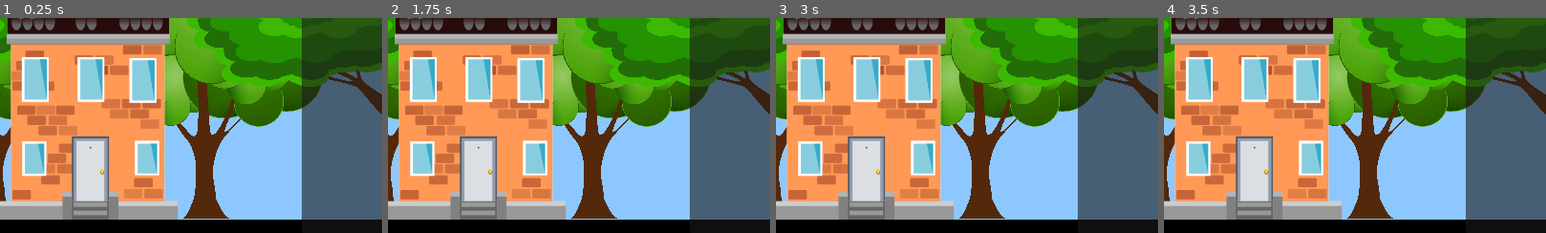
Above: before the commit, frames 1-4 (left to right).
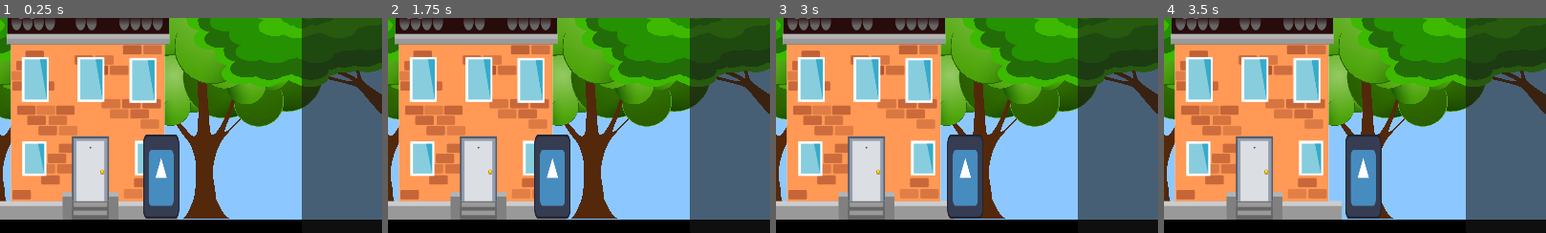
Above: after the commit, the same moments.

Repository: ma31n/Rodice_igrica
Game: Godot game, scene res://Scenes/main.tscn
The game is run twice, just before and just after one commit, with the same random seed, the same clock (stepped at 60 frames per second) and the same inputs. The engine's default icon, where the game draws it, is replaced by a stand-in: a white triangle on a blue panel in a dark square.
Inputs (mouse positions are % of the whole screen's width and height, from its top left):
- Up to frame 1 (0.25 s): no input
- Up to frame 2 (1.75 s): click "Uređivanje" at 0.5 s; click "POVRATAK U GRAD" at 1.25 s
- Up to frame 3 (3 s): click "TEST" at 2 s; click (5, 50) at 2.75 s
- Up to frame 4 (3.5 s): no input
The pictures show only the part of the screen within x 50-100%, y 50-100%; the shares and areas given below are measured in that part.

The runs differ from the first frame. In frame 1, 3.7% of the frame differs, in the area x 37-47%, y 54-94%; in frame 2, 3.7%, in the area x 38-48%, y 54-94%; in frame 3, 3.7%; in frame 4, 3.7%.
Error in both runs: Invalid access of index '0' on a base object of type: 'Array'. (res://Scripts/main.gd:25)

Commit message:
Added basic NPC interaction

Diff:
--- a/Scenes/house_1_indoor.tscn
+++ b/Scenes/house_1_indoor.tscn
@@ -16,6 +16,7 @@
 [ext_resource type="PackedScene" uid="uid://c8o0npr0c6df" path="res://Scenes/player.tscn" id="8_yedgy"]
 [ext_resource type="Script" path="res://Scripts/Controls.gd" id="9_snsqe"]
 [ext_resource type="Script" path="res://Scripts/delete_furniture.gd" id="10_2g8q4"]
+[ext_resource type="StyleBox" uid="uid://1s0mybrgtdxk" path="res://Styles/boxstyle.tres" id="17_6fgf8"]
 
 [sub_resource type="RectangleShape2D" id="RectangleShape2D_vxnbt"]
 size = Vector2(62, 96)
@@ -166,6 +167,7 @@
 offset_right = 2304.0
 offset_bottom = 802.0
 scale = Vector2(0.5, 0.5)
+theme_override_styles/panel = ExtResource("17_6fgf8")
 vertical_scroll_mode = 0
 
 [node name="HBoxContainer" type="HBoxContainer" parent="Player/CanvasLayer/PlacementButtons/ScrollContainer"]
--- a/Scenes/main.tscn
+++ b/Scenes/main.tscn
@@ -12,6 +12,7 @@
 [ext_resource type="Texture2D" uid="uid://c71f3tysifdjk" path="res://Sprites/Environment/home5.png" id="7_p0gka"]
 [ext_resource type="Script" path="res://Scripts/Back.gd" id="8_cd3lo"]
 [ext_resource type="Script" path="res://Scripts/Controls.gd" id="11_gw3cb"]
+[ext_resource type="PackedScene" uid="uid://cb4v8kfbjd2wx" path="res://Scenes/npc.tscn" id="13_v7q15"]
 
 [node name="Main" type="Node2D"]
 script = ExtResource("1_jtr0f")
@@ -92,6 +93,8 @@
 [node name="Floor" parent="." instance=ExtResource("1_qkuoe")]
 position = Vector2(456.6, 638)
 scale = Vector2(3, 1)
+collision_layer = 3
+collision_mask = 3
 
 [node name="Player" parent="." instance=ExtResource("3_h3lvc")]
 position = Vector2(452, 580)
@@ -162,6 +165,9 @@
 position = Vector2(2668, 450)
 rotation = 1.5708
 
+[node name="NPC" parent="." instance=ExtResource("13_v7q15")]
+position = Vector2(811, 563)
+
 [connection signal="pressed" from="Player/CanvasLayer/Control/Button3" to="." method="_on_button_pressed"]
 [connection signal="pressed" from="Player/CanvasLayer/Control/Customization" to="Player/CanvasLayer/Control/Customization" method="_on_pressed"]
 [connection signal="button_down" from="Player/CanvasLayer/Control/Button" to="Player" method="_on_button_button_down"]
--- /dev/null
+++ b/Scenes/npc.tscn
@@ -0,0 +1,60 @@
+[gd_scene load_steps=5 format=3 uid="uid://cb4v8kfbjd2wx"]
+
+[ext_resource type="Texture2D" uid="uid://ecfxt3fq8fk8" path="res://icon.svg" id="1_4yjvi"]
+[ext_resource type="Script" path="res://Scripts/npc.gd" id="1_cm4m2"]
+
+[sub_resource type="CapsuleShape2D" id="CapsuleShape2D_1f8wv"]
+radius = 26.0
+height = 126.0
+
+[sub_resource type="StyleBoxFlat" id="StyleBoxFlat_1fssv"]
+bg_color = Color(1, 1, 1, 1)
+border_width_left = 2
+border_width_top = 2
+border_width_right = 2
+border_width_bottom = 2
+border_color = Color(0.408329, 0.408329, 0.408329, 1)
+corner_radius_top_left = 20
+corner_radius_top_right = 20
+corner_radius_bottom_right = 20
+
+[node name="NPC" type="CharacterBody2D"]
+collision_layer = 2
+collision_mask = 2
+script = ExtResource("1_cm4m2")
+
+[node name="Sprite2D" type="Sprite2D" parent="."]
+position = Vector2(0.5, 0)
+scale = Vector2(0.429688, 1)
+texture = ExtResource("1_4yjvi")
+
+[node name="CollisionShape2D" type="CollisionShape2D" parent="."]
+shape = SubResource("CapsuleShape2D_1f8wv")
+
+[node name="Timer" type="Timer" parent="."]
+wait_time = 5.0
+autostart = true
+
+[node name="Area2D" type="Area2D" parent="."]
+
+[node name="CollisionShape2D" type="CollisionShape2D" parent="Area2D"]
+shape = SubResource("CapsuleShape2D_1f8wv")
+
+[node name="MarginContainer" type="MarginContainer" parent="."]
+offset_left = 33.0
+offset_top = -90.0
+offset_right = 73.0
+offset_bottom = -50.0
+theme_override_constants/margin_left = -10
+
+[node name="Message" type="RichTextLabel" parent="MarginContainer"]
+layout_mode = 2
+theme_override_colors/default_color = Color(0, 0, 0, 1)
+theme_override_font_sizes/normal_font_size = 18
+theme_override_styles/normal = SubResource("StyleBoxFlat_1fssv")
+bbcode_enabled = true
+text = "[center]Bok![center]"
+fit_content = true
+scroll_active = false
+
+[connection signal="timeout" from="Timer" to="." method="_on_timer_timeout"]
--- a/Scenes/player.tscn
+++ b/Scenes/player.tscn
@@ -241,7 +241,7 @@
 scale = Vector2(0.8, 0.8)
 script = ExtResource("1_8rl25")
 
-[node name="CollisionShape2D" type="CollisionShape2D" parent="."]
+[node name="Player" type="CollisionShape2D" parent="."]
 position = Vector2(0, -8.5)
 scale = Vector2(3, 3)
 shape = SubResource("RectangleShape2D_q3rc8")
@@ -283,6 +283,7 @@
 
 [node name="Head" type="Sprite2D" parent="SkeletonContainer/Parts"]
 position = Vector2(0, -47.5)
+scale = Vector2(1, 1)
 texture = ExtResource("6_1phlc")
 
 [node name="Mouth" type="Sprite2D" parent="SkeletonContainer/Parts"]
--- a/Scenes/small_room.tscn
+++ b/Scenes/small_room.tscn
@@ -14,6 +14,7 @@
 [ext_resource type="Script" path="res://Scripts/delete_furniture.gd" id="12_m7jpp"]
 [ext_resource type="Texture2D" uid="uid://cailg7pyhwnyd" path="res://Sprites/UI/delete.png" id="13_3j1jt"]
 [ext_resource type="Script" path="res://Scripts/PlacementButtons.gd" id="14_nc256"]
+[ext_resource type="StyleBox" uid="uid://1s0mybrgtdxk" path="res://Styles/boxstyle.tres" id="15_258jn"]
 
 [sub_resource type="RectangleShape2D" id="RectangleShape2D_y674t"]
 size = Vector2(62, 96)
@@ -128,6 +129,7 @@
 offset_right = 2304.0
 offset_bottom = 802.0
 scale = Vector2(0.5, 0.5)
+theme_override_styles/panel = ExtResource("15_258jn")
 vertical_scroll_mode = 0
 
 [node name="HBoxContainer" type="HBoxContainer" parent="Player/CanvasLayer/PlacementButtons/ScrollContainer"]
--- /dev/null
+++ b/Scripts/npc.gd
@@ -0,0 +1,30 @@
+extends CharacterBody2D
+
+var speed = 30;
+func _ready() -> void:
+	$MarginContainer.modulate=Color(Color.WHITE,0);
+
+func _physics_process(delta: float) -> void:
+	velocity.x=speed;
+	move_and_slide()
+
+	var bodies = $Area2D.get_overlapping_bodies();
+	if(len(bodies)>0):
+		for body in bodies:
+			if(body.name=="Player"):
+				var tween = create_tween()
+				tween.tween_property($MarginContainer,"position",Vector2(33,-112),0.2);
+				tween.tween_property($MarginContainer,"modulate",Color(Color.WHITE,1),0.2);
+				break;
+	else:
+		var tween = create_tween()
+		tween.tween_property($MarginContainer,"position",Vector2(33,-90),0.2);
+		tween.tween_property($MarginContainer,"modulate",Color(Color.WHITE,0),0.2);
+
+func _on_timer_timeout() -> void:
+	var rand = randi_range(0,1);
+	match rand:
+		0:
+			speed=speed*(-1);
+		1:
+			speed=speed*(1);
--- /dev/null
+++ b/Styles/boxstyle.tres
@@ -0,0 +1,13 @@
+[gd_resource type="StyleBoxFlat" format=3 uid="uid://1s0mybrgtdxk"]
+
+[resource]
+bg_color = Color(0.396078, 0.396078, 0.396078, 0.584314)
+border_width_left = 5
+border_width_top = 5
+border_width_right = 5
+border_width_bottom = 5
+border_color = Color(1, 1, 1, 1)
+corner_radius_top_left = 10
+corner_radius_top_right = 10
+corner_radius_bottom_right = 10
+corner_radius_bottom_left = 10
Not shown: 1 places in Scenes/house_1_indoor.tscn that only renumber resources
Not shown: 1 places in Scenes/main.tscn that only renumber resources
Not shown: 1 places in Scenes/small_room.tscn that only renumber resources
Binary file added: Sprites/Environment/vector-buildings-silhouette-cityscape-background-modern-architecture-urban-city-landscape.jpg
Not shown, added: Sprites/Environment/vector-buildings-silhouette-cityscape-background-modern-architecture-urban-city-landscape.jpg.import
Binary file added: Sprites/NPCS/pngtree-2d-boy-cartoon-character-for-animation-png-image_8996710.png
Not shown, added: Sprites/NPCS/pngtree-2d-boy-cartoon-character-for-animation-png-image_8996710.png.import
